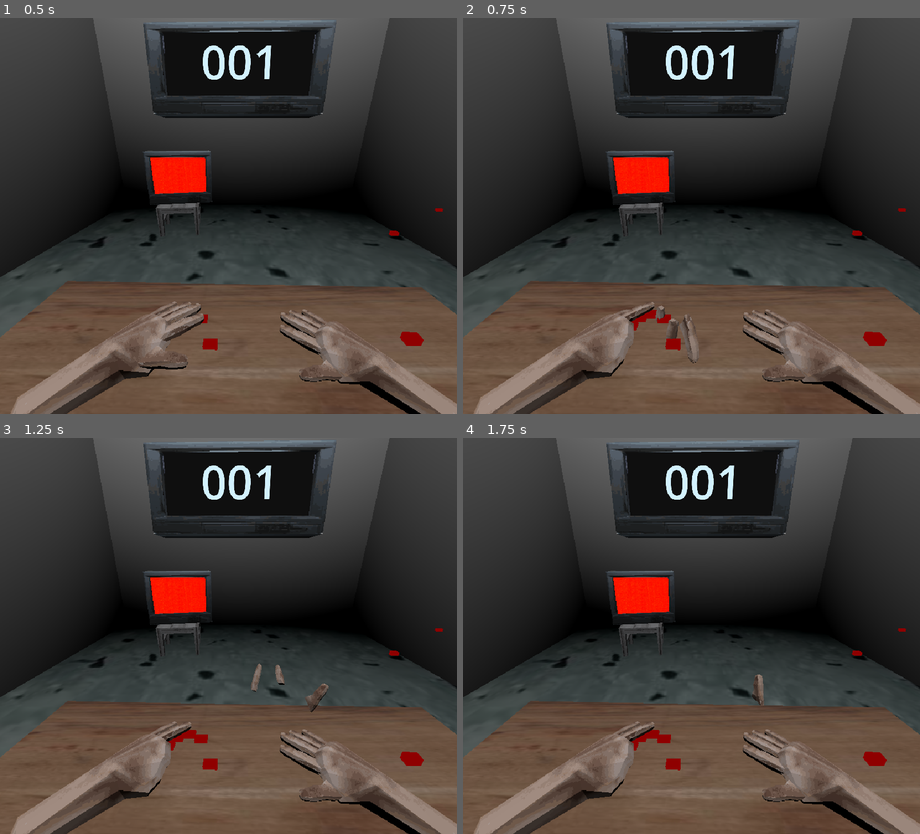
Above: before the commit, frames 1-4 (two rows, left to right).
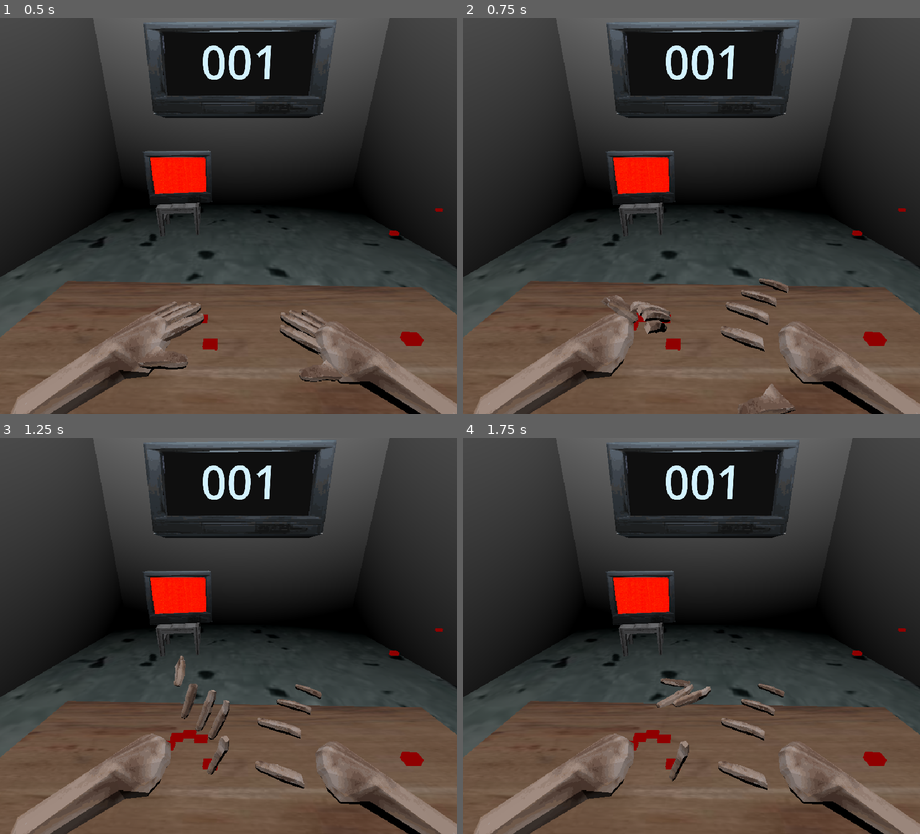
Above: after the commit, the same moments.

Repository: itaisinger/FingerGame
Game: Godot game, scene res://Scenes/Main/main.tscn
Same seed, same stepped clock (60 frames per second), same inputs: the game is played once before the commit and once after it.
Inputs (mouse positions are in pixels of both pictures, inside the frame that each line leads up to):
- Up to frame 1 (0.5 s): no input
- Up to frame 2 (0.75 s): tap Enter at 0.5 s; move the mouse to (792, 196) at 0.52 s; hold Right (ui_right) from 0.53 s (still down); tap Q (Button_1) at 0.6 s; click (792, 196) at 0.67 s
- Up to frame 3 (1.25 s): keep holding Right (ui_right)
- Up to frame 4 (1.75 s): move the mouse to (600, 655) at 1.27 s; release Right (ui_right) at 1.28 s; hold Left (ui_left) from 1.28 s (still down); tap Q (Button_1) at 1.35 s

Frame 1 is identical in both runs. In frame 2, 2.0% of the frame differs, in the area x 30-75%, y 65-100%; in frame 3, 2.4%, in the area x 33-75%, y 54-92%; in frame 4, 2.1%.

Commit message:
flipping fingers

Diff:
--- /dev/null
+++ b/finger-game/Scenes/HandRScript/itai_runner.gd
@@ -0,0 +1,82 @@
+extends Node3D
+
+
+@export_group("Throw Settings")
+@export var throw_vector: Vector3 = Vector3(0.0, 1.0, 0.0)
+@export var throw_speed: float = 3.0
+@export var flip_speed: float = 9.0
+
+@export_group("Finger Hitbox")
+@export var finger_hitbox: BoxShape3D = create_default_hitbox()
+@export var hitbox_position: Vector3 = Vector3.ZERO
+@export var hitbox_rotation: Vector3 = Vector3(0.0, 0.0, 90.0)
+
+
+static func create_default_hitbox() -> BoxShape3D:
+	var shape := BoxShape3D.new()
+
+	shape.size = Vector3(0.6, 0.2, 0.2)
+	shape.custom_solver_bias = 0.0
+	shape.margin = 0.04
+
+	return shape
+
+
+func _process(_delta: float) -> void:
+	if Input.is_action_just_pressed("Button_1"):
+		for i in range(1, 6):
+			cut_finger(i)
+
+
+func cut_finger(i: int) -> void:
+	var finger_name := "finger %dR" % i
+	var finger := get_node_or_null(finger_name) as Node3D
+
+	if finger == null:
+		push_warning("%s was not found under HandR." % finger_name)
+		return
+
+	if finger.get_meta("cut", false):
+		return
+
+	if throw_vector.is_zero_approx():
+		push_warning("throw_vector cannot be zero.")
+		return
+
+	if finger_hitbox == null:
+		push_warning("finger_hitbox has not been assigned.")
+		return
+
+	finger.set_meta("cut", true)
+
+	var saved_transform := finger.global_transform
+
+	var body := RigidBody3D.new()
+	body.name = "%s RigidBody" % finger_name
+	body.mass = 0.2
+	body.continuous_cd = true
+	body.can_sleep = false
+
+	get_tree().current_scene.add_child(body)
+	body.global_transform = saved_transform
+
+	finger.reparent(body, true)
+
+	var collider := CollisionShape3D.new()
+	collider.name = "Finger Collider"
+	collider.shape = finger_hitbox.duplicate(true)
+	collider.position = hitbox_position
+	collider.rotation_degrees = hitbox_rotation
+	body.add_child(collider)
+
+	var throw_direction := (
+		global_transform.basis * throw_vector.normalized()
+	).normalized()
+
+	var flip_axis := Vector3.UP.cross(throw_direction).normalized()
+
+	if flip_axis.is_zero_approx():
+		flip_axis = body.global_transform.basis.x.normalized()
+
+	body.linear_velocity = throw_direction * throw_speed
+	body.angular_velocity = flip_axis * flip_speed
--- a/finger-game/Scenes/Main/main.tscn
+++ b/finger-game/Scenes/Main/main.tscn
@@ -34,6 +34,9 @@
 
 [sub_resource type="BoxMesh" id="BoxMesh_imbg2"]
 size = Vector3(14, 10, 1)
+
+[sub_resource type="BoxShape3D" id="BoxShape3D_6t3k2"]
+size = Vector3(0.6, 0.2, 0.2)
 
 [node name="Main" type="Node3D" unique_id=1211374868]
 script = ExtResource("1_main")
@@ -112,8 +115,10 @@
 
 [node name="Hand" parent="." unique_id=166837078 instance=ExtResource("7_xlvfx")]
 transform = Transform3D(0.042505953, 0.86555195, -0.830068, 1.1767551, -0.19021095, -0.13808309, -0.23117183, -0.8090978, -0.85552335, -0.5010772, 0.736068, 0.2)
-throw_vector = Vector3(0.01, 0.3, 0.01)
-throw_speed = 4.0
+throw_vector = Vector3(0, 1, 0)
+throw_speed = 3.0
+flip_speed = 12.0
+finger_hitbox = SubResource("BoxShape3D_6t3k2")
 
 [node name="hand palm" parent="Hand" index="0" unique_id=116127469]
 transform = Transform3D(1, 1.4901161e-08, 0, 0, 0.99999994, -2.9802322e-08, -1.4901161e-08, -5.9604645e-08, 1, -0.026261032, 0.004244864, 0.0030815303)
--- a/finger-game/Scenes/itai stuff/hand.tscn
+++ b/finger-game/Scenes/itai stuff/hand.tscn
@@ -15,12 +15,20 @@
 @export var throw_speed: float = 3.0
 @export var flip_speed: float = 18.0
 
+@export var finger_hitbox: Shape3D
+@export var hitbox_position: Vector3 = Vector3.ZERO
+@export var hitbox_rotation: Vector3 = Vector3(0.0, 0.0, 90.0)
+
 
 func _process(_delta: float) -> void:
 	if Input.is_action_just_pressed(\"Button_1\"):
 		cut_finger(1)
 		cut_finger(2)
 		cut_finger(3)
+		cut_finger(4)
+		cut_finger(5)
+
+
 
 
 func cut_finger(i: int) -> void:
@@ -38,6 +46,10 @@
 		push_warning(\"throw_vector cannot be zero.\")
 		return
 
+	if finger_hitbox == null:
+		push_warning(\"finger_hitbox has not been assigned.\")
+		return
+
 	finger.set_meta(\"cut\", true)
 
 	var saved_transform := finger.global_transform
@@ -53,43 +65,32 @@
 	finger.reparent(body, true)
 
 	var collider := CollisionShape3D.new()
-	var shape := CapsuleShape3D.new()
-
-	shape.radius = 0.08
-	shape.height = 0.5
-
-	collider.shape = shape
-	collider.rotation_degrees.z = 90.0
+	collider.shape = finger_hitbox.duplicate()
+	collider.position = hitbox_position
+	collider.rotation_degrees = hitbox_rotation
 	body.add_child(collider)
 
-	# Converts the exported local vector into a world-space direction.
 	var throw_direction := (
 		global_transform.basis * throw_vector.normalized()
 	).normalized()
 
-	# Creates an end-over-end flipping axis perpendicular to the throw.
 	var flip_axis := Vector3.UP.cross(throw_direction).normalized()
 
-	# Fallback when throwing almost directly upward or downward.
 	if flip_axis.is_zero_approx():
 		flip_axis = body.global_transform.basis.x.normalized()
 
 	body.linear_velocity = throw_direction * throw_speed
 	body.angular_velocity = flip_axis * flip_speed
+"
 
-	print(
-		\"Finger %d | throw: %s | flip axis: %s | velocity: %s\"
-		% [
-			i,
-			throw_direction,
-			flip_axis,
-			body.linear_velocity
-		]
-	)
-"
+[sub_resource type="BoxShape3D" id="BoxShape3D_t2cyj"]
+size = Vector3(0.2, 0.8, 0.2)
 
 [node name="Hand" type="Node3D" unique_id=166837078]
 script = SubResource("GDScript_7aret")
+throw_vector = Vector3(0, -0.1, 0)
+throw_speed = 0.0
+finger_hitbox = SubResource("BoxShape3D_t2cyj")
 
 [node name="hand palm" parent="." unique_id=116127469 instance=ExtResource("2_610yf")]
 
--- a/finger-game/Scenes/itai stuff/handR.tscn
+++ b/finger-game/Scenes/itai stuff/handR.tscn
@@ -1,6 +1,7 @@
 [gd_scene format=3 uid="uid://ktx8eb0n0hdu"]
 
 [ext_resource type="PackedScene" uid="uid://bfah30a5oqhb7" path="res://assets/hand palm R.glb" id="1_miq5y"]
+[ext_resource type="Script" uid="uid://dqh5penc0two2" path="res://Scenes/HandRScript/itai_runner.gd" id="1_xde54"]
 [ext_resource type="PackedScene" uid="uid://dpm8hiigbyspu" path="res://assets/finger 5R.glb" id="2_okp60"]
 [ext_resource type="Script" uid="uid://btc55x5lc3ep8" path="res://Scenes/itai stuff/finger_anim.gd" id="3_okp60"]
 [ext_resource type="PackedScene" uid="uid://d0gnioe2k6d13" path="res://assets/finger 1R.glb" id="3_xde54"]
@@ -9,6 +10,7 @@
 [ext_resource type="PackedScene" uid="uid://qsaa3gxvvdq3" path="res://assets/finger 4R.glb" id="6_fhpbj"]
 
 [node name="HandR" type="Node3D" unique_id=774035066]
+script = ExtResource("1_xde54")
 
 [node name="hand palm R" parent="." unique_id=1124762062 instance=ExtResource("1_miq5y")]
 
Not shown, added: finger-game/Scenes/HandRScript/itai_runner.gd.uid
